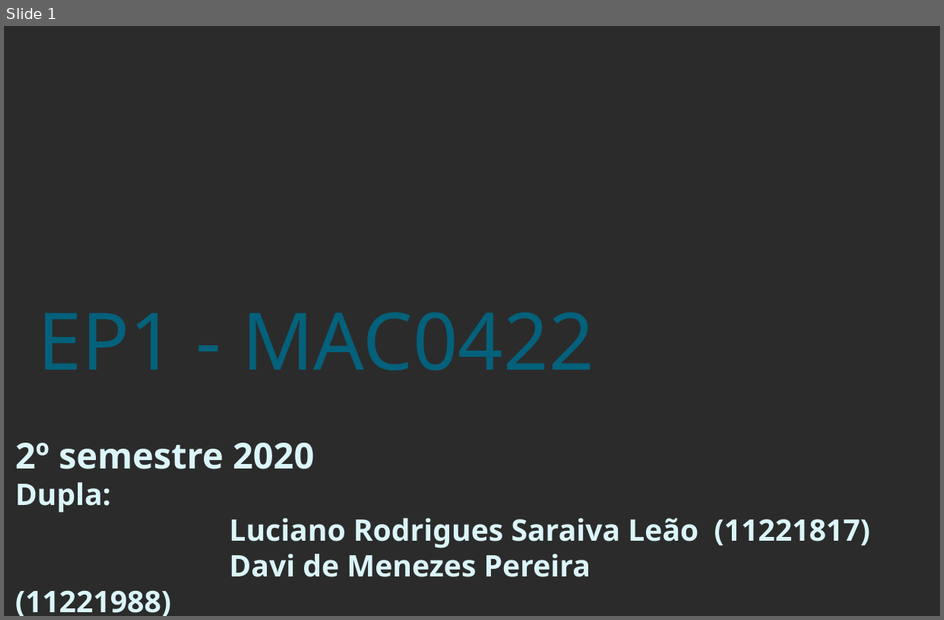
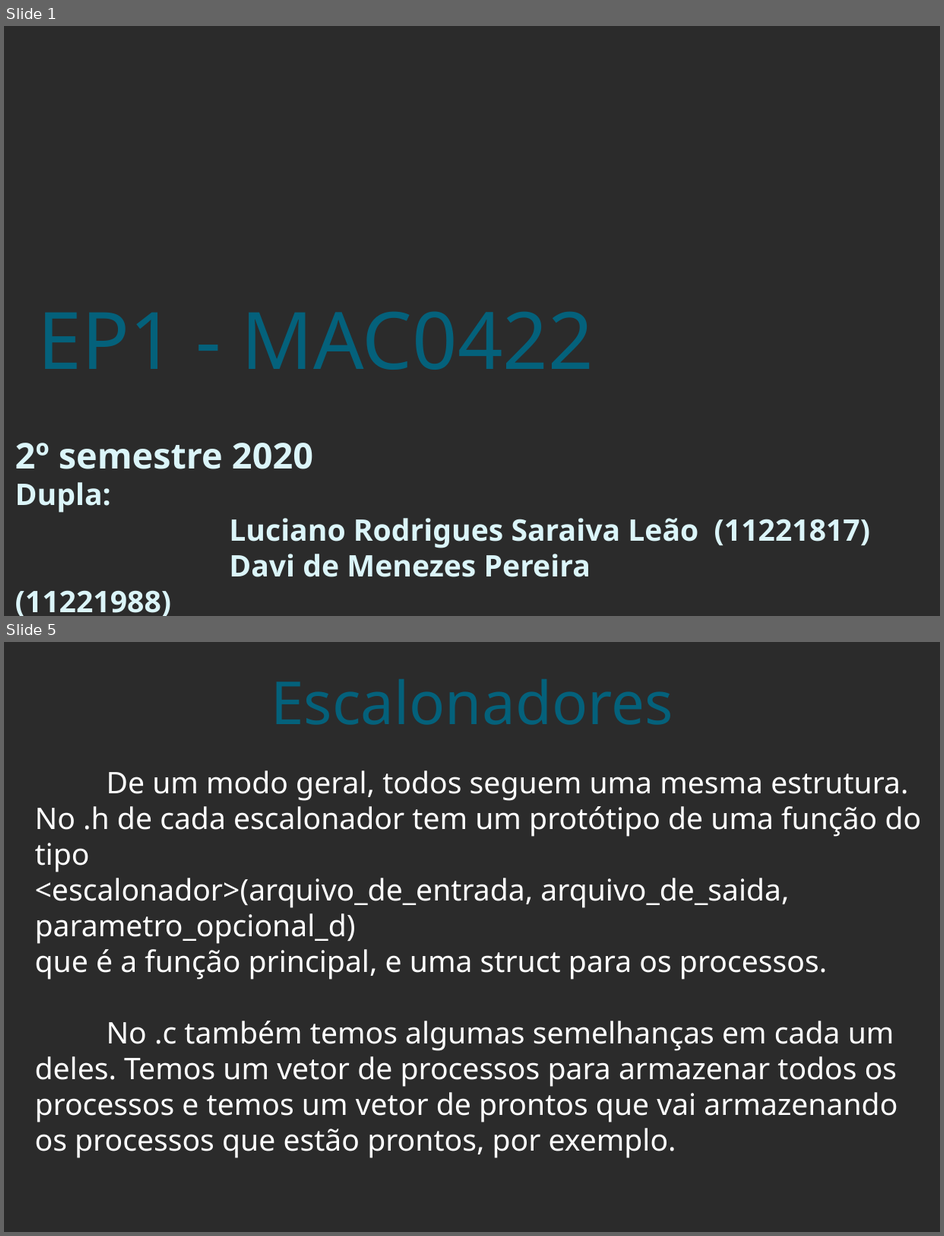
Before and after one commit to davimp/SistemasOperacionais, a slide deck: ep1/slides.odp. Shown one above the other, each under a label of ours: slide 1 before the commit, slides 1 and 5 after it; the slides between them are not shown. The pictures are 944x620 and 944x1236 pixels, drawn with LibreOffice and Linux fonts; fonts in the diff are those of the drawing; background and template pictures are left out; a plain dark background stands for a picture behind light text. Boxes give left, top, right and bottom in pixels: in the first picture for what was removed or moved away, otherwise in the second. Text is boxed around its words. In the diff, an @@ line names an element or a change of style, - is before the commit and + after.

Commit message:
slide quse pronto

```diff
--- a/ep1/slides.odp
+++ b/ep1/slides.odp
@@ slide 5 added at bbox=[4, 642, 940, 1232], background picture (left out) @@
@@ title added at bbox=[51, 651, 894, 750], 59.9 pt, text #04617B @@
+Escalonadores
@@ text added at bbox=[35, 770, 922, 1158], 30 pt, text #FFFFFF @@
+De um modo geral, todos seguem uma mesma estrutura.
+No .h de cada escalonador tem um protótipo de uma função do tipo
+<escalonador>(arquivo_de_entrada, arquivo_de_saida, parametro_opcional_d)
+que é a função principal, e uma struct para os processos.
+No .c também temos algumas semelhanças em cada um deles. Temos um vetor de processos para armazenar todos os processos e temos um vetor de prontos que vai armazenando os processos que estão prontos, por exemplo.
@@ slide 1 changed as well @@
@@ subtitle at bbox=[15, 442, 313, 469]: size 36 to 35.9 pt in "2º semestre 2020" @@
```
Also in this commit, not shown: 10 other slides added, 2 slides removed, 1 other file.
